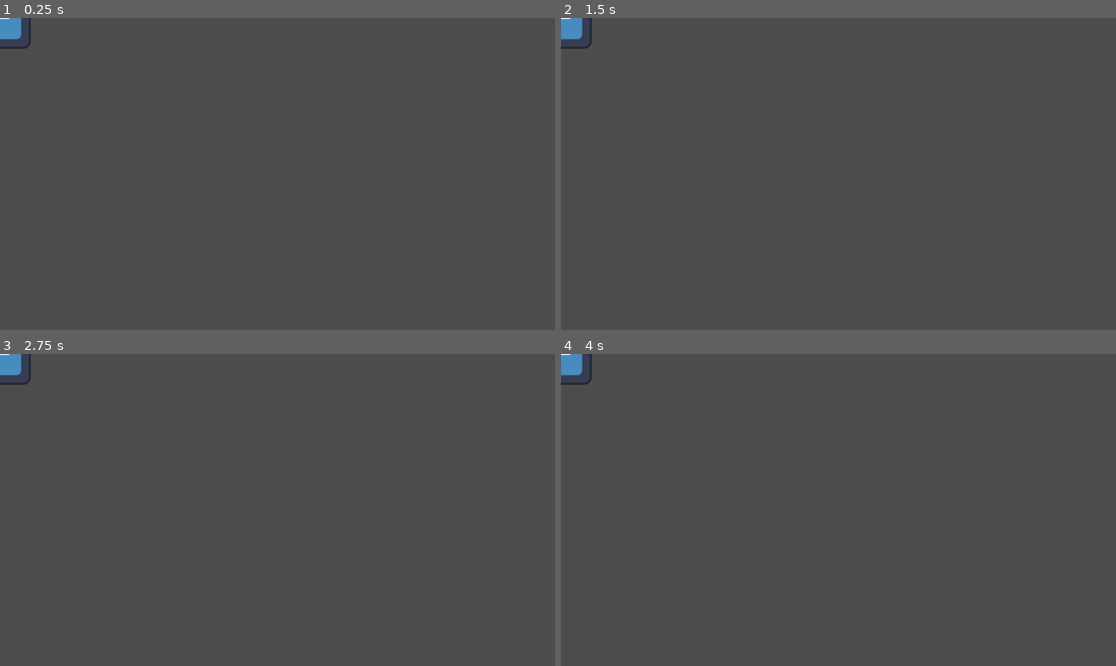
Above: before the commit, frames 1-4 (two rows, left to right).
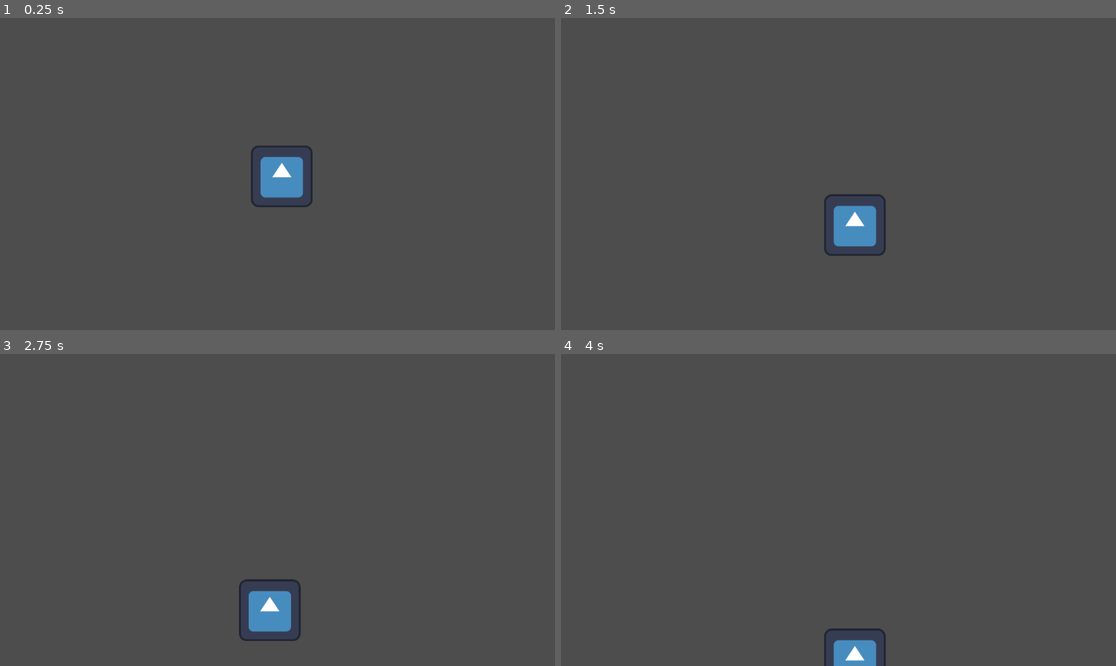
Above: after the commit, the same moments.

Repository: lassimultamaki/GoDot-MustaLammas
Game: Godot game, scene res://scenes/character_body_2d.tscn
Two runs of this game, one before a commit and one after it. Both use one fixed random seed, a clock stepped at 60 frames per second and the inputs below. The engine's default icon, where the game draws it, is replaced by a stand-in: a white triangle on a blue panel in a dark square.
Inputs:
- Up to frame 1 (0.25 s): no input
- Up to frame 2 (1.5 s): tap Enter (ui_accept) at 0.5, 0.6, 0.77, 1.07, 1.35 s; hold Right (ui_right) from 0.53 s (still down)
- Up to frame 3 (2.75 s): tap Enter (ui_accept) at 1.52, 1.82, 2.1 s; release Right (ui_right) at 2.03 s; hold Left (ui_left) from 2.03 s (still down)
- Up to frame 4 (4 s): release Left (ui_left) at 2.78 s; hold Right (ui_right) from 2.78 s (still down); tap Enter (ui_accept) at 2.85, 3.02, 3.32, 3.6, 3.77 s

The runs differ from the first frame. In frame 1, 1.6% of the frame differs, in the area x 0-57%, y 0-61%; in frame 2, 1.6%; in frame 3, 1.6%, in the area x 0-55%, y 0-92%; in frame 4, 1.2%.

Commit message:
Player and camera

Diff:
--- a/scenes/character_body_2d.tscn
+++ b/scenes/character_body_2d.tscn
@@ -1,14 +1,23 @@
-[gd_scene load_steps=3 format=3 uid="uid://bxeont04bbu82"]
+[gd_scene load_steps=4 format=3 uid="uid://bvqtr805cnx7q"]
 
+[ext_resource type="Script" uid="uid://bphfq0q7xd4me" path="res://scripts/character_body_2d.gd" id="1_g2brh"]
 [ext_resource type="Texture2D" uid="uid://c7yfm4yb183r3" path="res://icon.svg" id="1_lj8jo"]
 
-[sub_resource type="CircleShape2D" id="CircleShape2D_g2brh"]
-radius = 62.0967
+[sub_resource type="CircleShape2D" id="CircleShape2D_lj8jo"]
+radius = 79.101204
 
 [node name="CharacterBody2D" type="CharacterBody2D"]
+script = ExtResource("1_g2brh")
+
+[node name="Sprite2D" type="Sprite2D" parent="."]
+position = Vector2(4, 0)
+texture = ExtResource("1_lj8jo")
 
 [node name="CollisionShape2D" type="CollisionShape2D" parent="."]
-shape = SubResource("CircleShape2D_g2brh")
+position = Vector2(2, -2)
+shape = SubResource("CircleShape2D_lj8jo")
 
-[node name="Sprite2D" type="Sprite2D" parent="."]
-texture = ExtResource("1_lj8jo")
+[node name="Camera2D" type="Camera2D" parent="."]
+position = Vector2(-5, 8)
+position_smoothing_enabled = true
+position_smoothing_speed = 10.0
--- a/scenes/game.tscn
+++ b/scenes/game.tscn
@@ -1,3 +1,7 @@
-[gd_scene format=3 uid="uid://ciu10h37p1mo7"]
+[gd_scene load_steps=2 format=3 uid="uid://bhxdb5uwds80w"]
+
+[ext_resource type="PackedScene" uid="uid://bvqtr805cnx7q" path="res://scenes/character_body_2d.tscn" id="1_uwrxv"]
 
 [node name="Game" type="Node2D"]
+
+[node name="CharacterBody2D" parent="." instance=ExtResource("1_uwrxv")]
--- a/scenes/peli.tscn
+++ b/scenes/peli.tscn
@@ -76,9 +76,10 @@
 [node name="Peli" type="Node2D"]
 
 [node name="CharacterBody2D" parent="." instance=ExtResource("1_n5j0n")]
-position = Vector2(-64, -65)
+position = Vector2(-24, 434)
 
 [node name="TileMapLayer" type="TileMapLayer" parent="."]
+position = Vector2(171, 527)
 scale = Vector2(8, 8)
 tile_map_data = PackedByteArray("AAD//wAAAAAGAAAAAAAAAAAAAAAGAAAAAAABAAAAAAAGAAAAAAACAAAAAAAGAAAAAAD+/wAAAAAGAAAAAAD9/w …(192 unchanged characters)…
 tile_set = SubResource("TileSet_ji2nj")
--- /dev/null
+++ b/scripts/character_body_2d.gd
@@ -0,0 +1,25 @@
+extends CharacterBody2D
+
+
+const SPEED = 300.0
+const JUMP_VELOCITY = -400.0
+
+
+func _physics_process(delta: float) -> void:
+	# Add the gravity.
+	if not is_on_floor():
+		velocity += get_gravity() * delta
+
+	# Handle jump.
+	if Input.is_action_just_pressed("ui_accept") and is_on_floor():
+		velocity.y = JUMP_VELOCITY
+
+	# Get the input direction and handle the movement/deceleration.
+	# As good practice, you should replace UI actions with custom gameplay actions.
+	var direction := Input.get_axis("ui_left", "ui_right")
+	if direction:
+		velocity.x = direction * SPEED
+	else:
+		velocity.x = move_toward(velocity.x, 0, SPEED)
+
+	move_and_slide()
Not shown: 1 places in scenes/peli.tscn that only renumber resources
Not shown, added: scripts/character_body_2d.gd.uid
